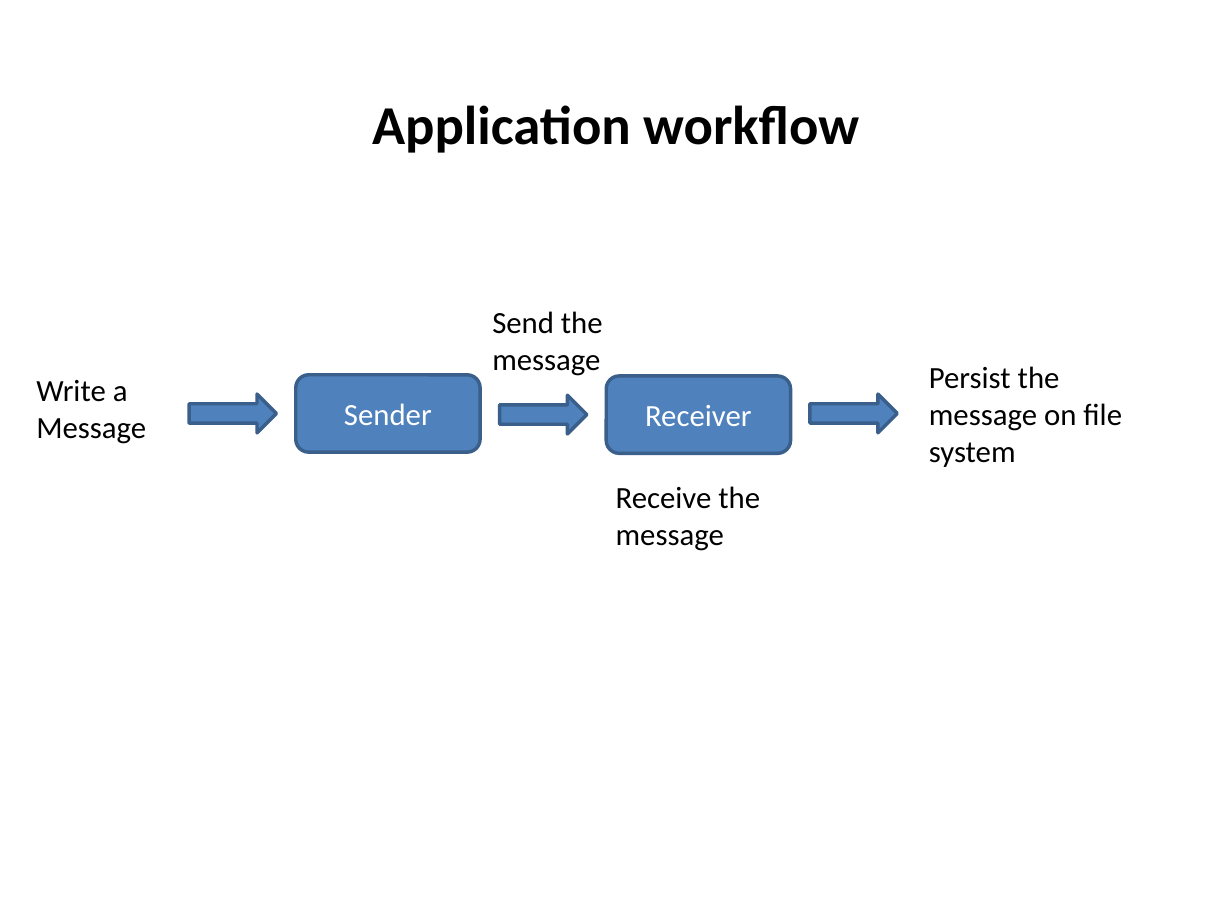
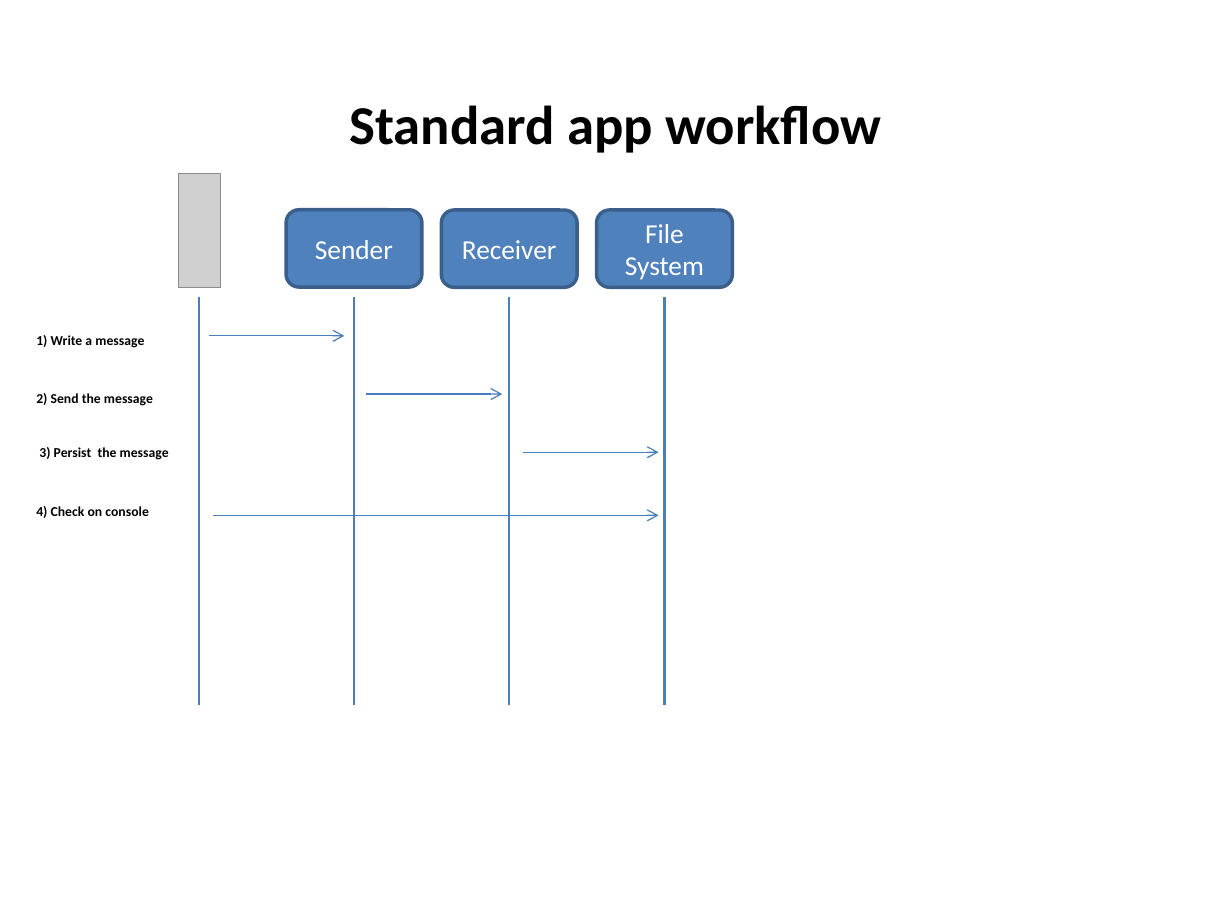
Before and after one commit to giorgifabio/NinjectRuntimeInjection, a slide deck: slide 2 of Doc/AppInfo.pptx. Drawn at 1232x924 pixels with LibreOffice and Linux fonts; fonts in the diff are those of the drawing; grey boxes stand for pictures. Boxes give left, top, right and bottom in pixels: in the first picture for what was removed or moved away, otherwise in the second. Text is boxed around its words. In the diff, an @@ line names an element or a change of style, - is before the commit and + after.

Commit message:
updated doc

```diff
--- a/Doc/AppInfo.pptx
+++ b/Doc/AppInfo.pptx
@@ text at (350,105,881,153): text changed @@
-Application workflow
+Standard app workflow
@@ picture added at (179,174,221,287) @@
@@ rounded rectangle "Sender": place and size @@
-rounded rectangle "Sender" at (296,375,480,452)
+rounded rectangle "Sender" at (286,209,421,287)
@@ rounded rectangle "Sender" at (286,209,421,287): size 18 to 16 pt @@
@@ rounded rectangle "Receiver" at (441,209,577,287): size 18 to 16 pt @@
@@ rounded rectangle "Receiver": place and size @@
-rounded rectangle "Receiver" at (606,376,791,453)
+rounded rectangle "Receiver" at (441,209,577,287)
@@ rounded rectangle added at (596,209,732,287), fill #4F81BD, outline #3A5F8C 2 pt, 16 pt, text #FFFFFF @@
+File System
@@ line added from (198, 297) to (198, 705), #4B7EBC 1.25 pt @@
@@ line added from (354, 297) to (354, 705), #4B7EBC 1.25 pt @@
@@ line added from (509, 297) to (509, 705), #4B7EBC 1.25 pt @@
@@ line added from (664, 297) to (664, 705), #4B7EBC 1.25 pt @@
@@ text at (36,335,144,348): text changed; size 18 to 8 pt; bold on @@
-Write a Message
+1) Write a message
@@ arrow added from (208, 336) to (345, 336), #4B7EBC 0.75 pt @@
@@ text at (36,393,153,406): text changed; size 18 to 8 pt; bold on @@
-Send the message
+2) Send the message
@@ right arrow removed at (190,394,277,432) @@
@@ arrow added from (366, 394) to (503, 394), #4B7EBC 0.75 pt @@
@@ right arrow removed at (500,395,588,434) @@
@@ right arrow removed at (809,394,897,432) @@
@@ text at (39,447,169,460): text changed; size 18 to 8 pt; bold on @@
-Persist the message on file system
+3) Persist the message
@@ arrow added from (522, 452) to (659, 452), #4B7EBC 0.75 pt @@
@@ text added at (36,506,149,518), 8 pt, text #000000, bold @@
+4) Check on console
@@ text removed at (616,486,760,551) @@
-Receive the message
@@ arrow added from (213, 515) to (659, 515), #4B7EBC 0.75 pt @@
```
Also in this commit, not shown: 1 slide added, 1 slide removed.
